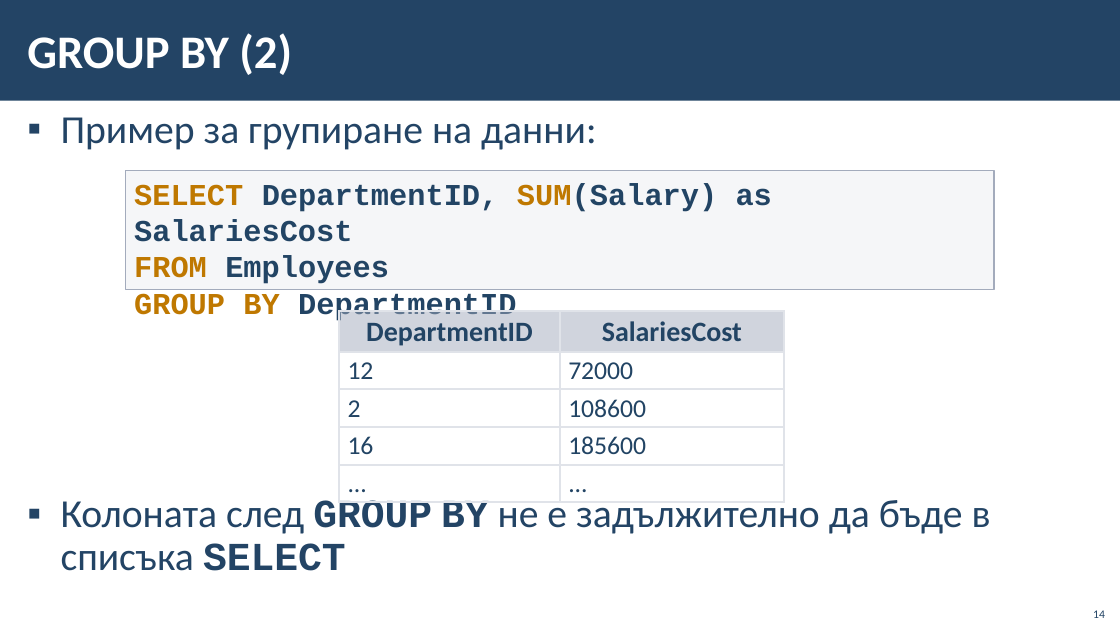
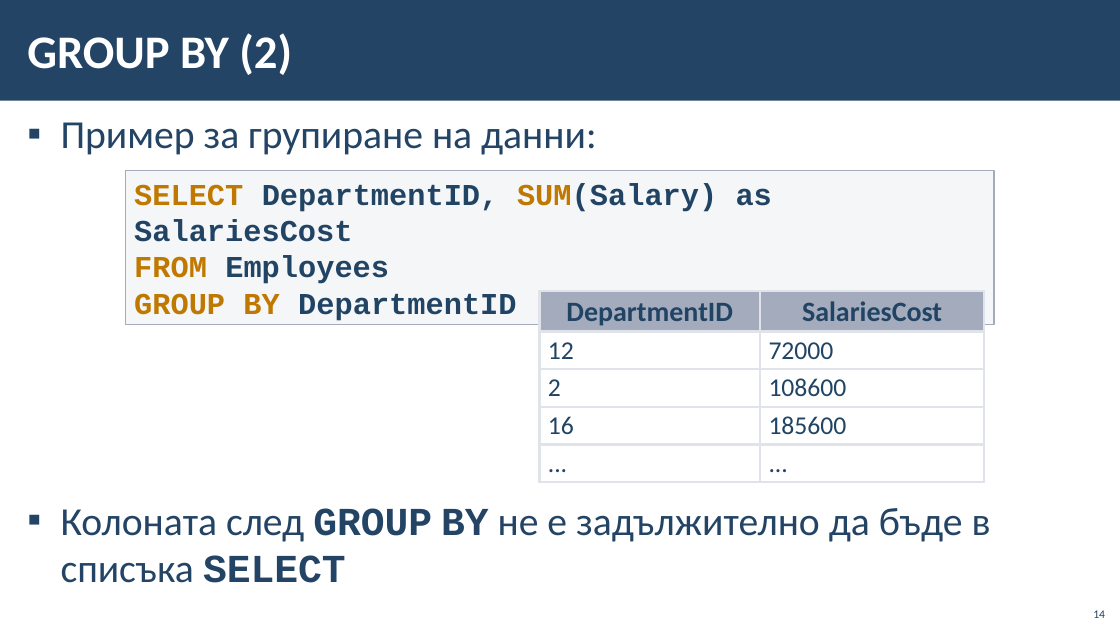
Before and after one commit to Ghostdog02/MSSQL, a slide deck: slide 14 of Theory/11-Group-and-Aggregate-Functions/11-Group-and-Aggregate-Functions.pptx. Drawn at 1120x630 pixels with LibreOffice and Linux fonts; fonts in the diff are those of the drawing; background and template pictures are left out. Boxes give left, top, right and bottom in pixels: in the first picture for what was removed or moved away, otherwise in the second. Text is boxed around its words. In the diff, an @@ line names an element or a change of style, - is before the commit and + after.

```diff
--- a/Theory/11-Group-and-Aggregate-Functions/11-Group-and-Aggregate-Functions.pptx
+++ b/Theory/11-Group-and-Aggregate-Functions/11-Group-and-Aggregate-Functions.pptx
@@ text "Пример за групиране на данни:" at [61, 122, 991, 583]: line spacing 0.9 to 1 @@
@@ rectangle "SELECT DepartmentID, SUM(Salary) as SalariesCost": place and size @@
-rectangle "SELECT DepartmentID, SUM(Salary) as SalariesCost" at [126, 171, 995, 289]
+rectangle "SELECT DepartmentID, SUM(Salary) as SalariesCost" at [126, 171, 995, 324]
@@ table at [539, 291, 985, 481] @@
@@ fill #A3ABBC at 50% opacity to #A3ABBC in row 1 @@
@@ borders changed @@
@@ table: place and size @@
-table at [339, 312, 785, 502]
+table at [539, 291, 985, 481]
```
Also in this commit, not shown: 19 other slides changed, 6 other files.
